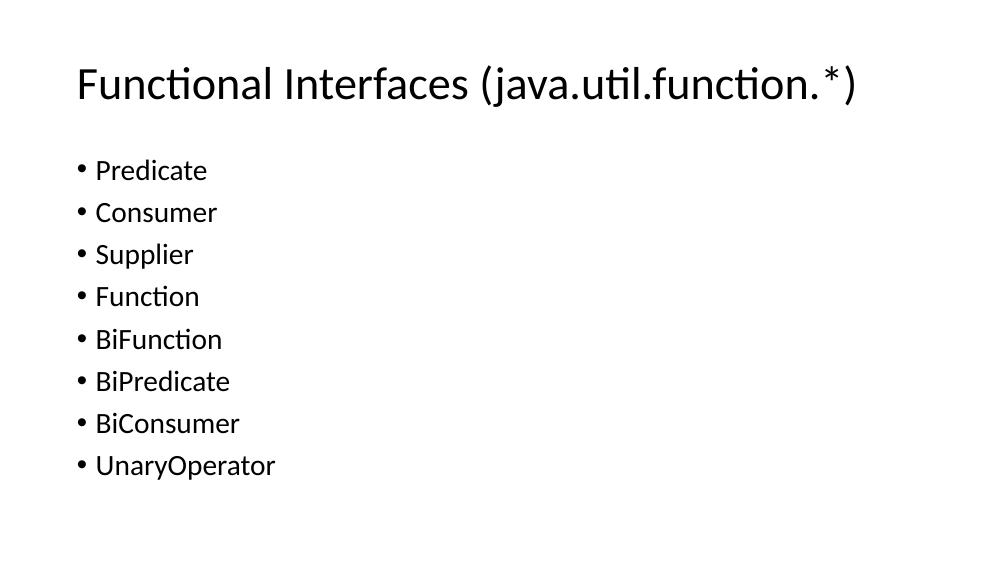
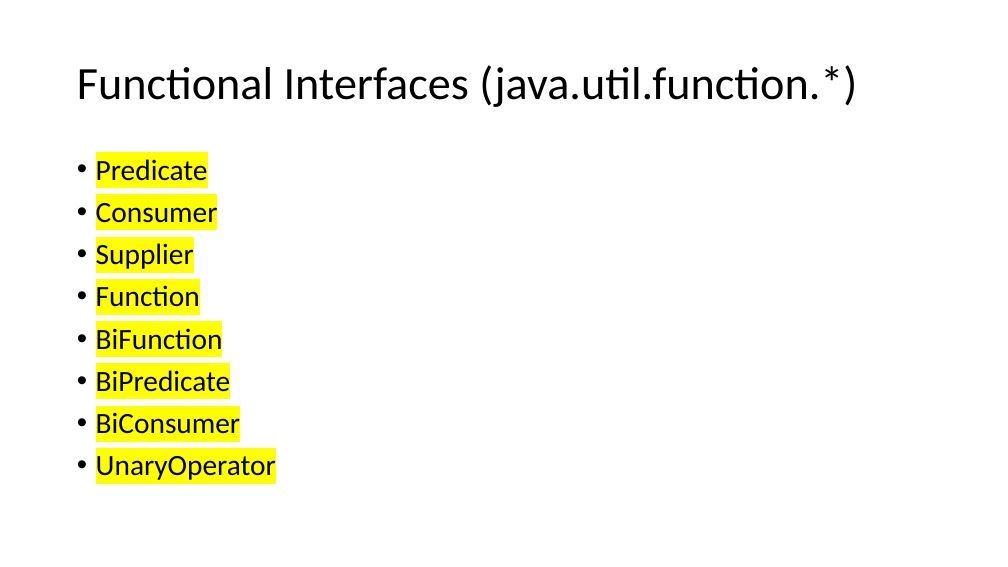
Before and after one commit to caprepo/java8, a slide deck: slide 27 of Java8.pptx. Drawn at 1008x567 pixels with LibreOffice and Linux fonts; fonts in the diff are those of the drawing. Boxes give left, top, right and bottom in pixels: in the first picture for what was removed or moved away, otherwise in the second. Text is boxed around its words. In the diff, an @@ line names an element or a change of style, - is before the commit and + after.

```diff
--- a/Java8.pptx
+++ b/Java8.pptx
@@ text "Predicate" at bbox=[96, 159, 276, 480]: highlight none to #FFFF00 @@
```
Also in this commit, not shown: 12 slides added, 1 other file.
